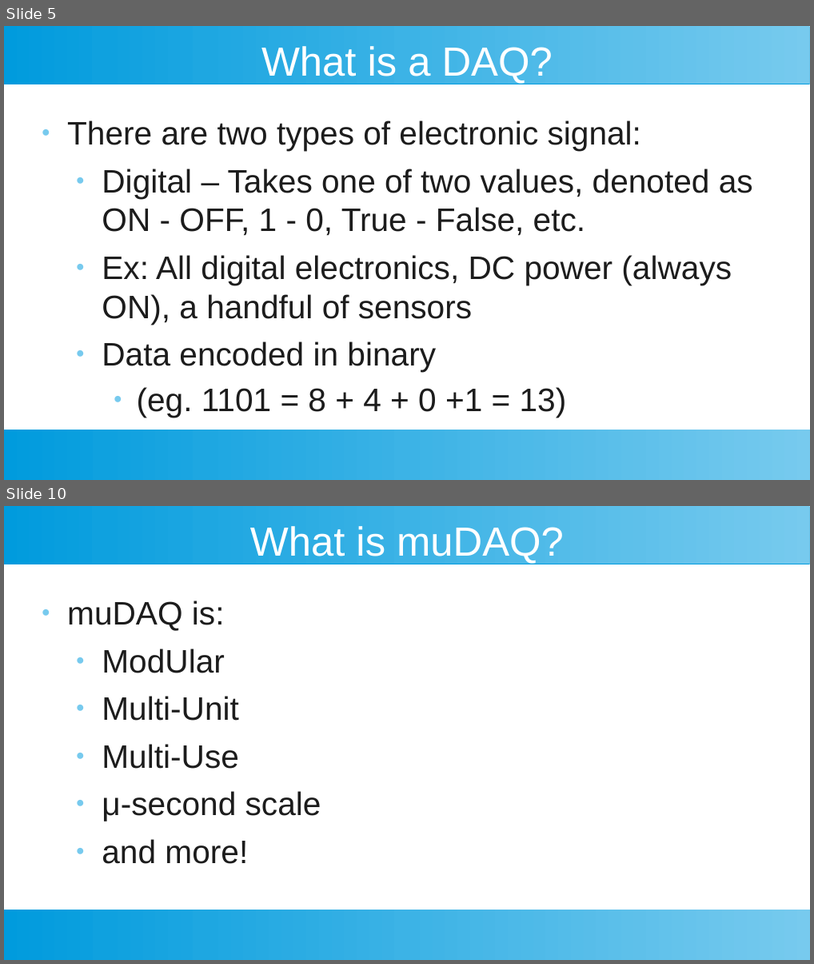
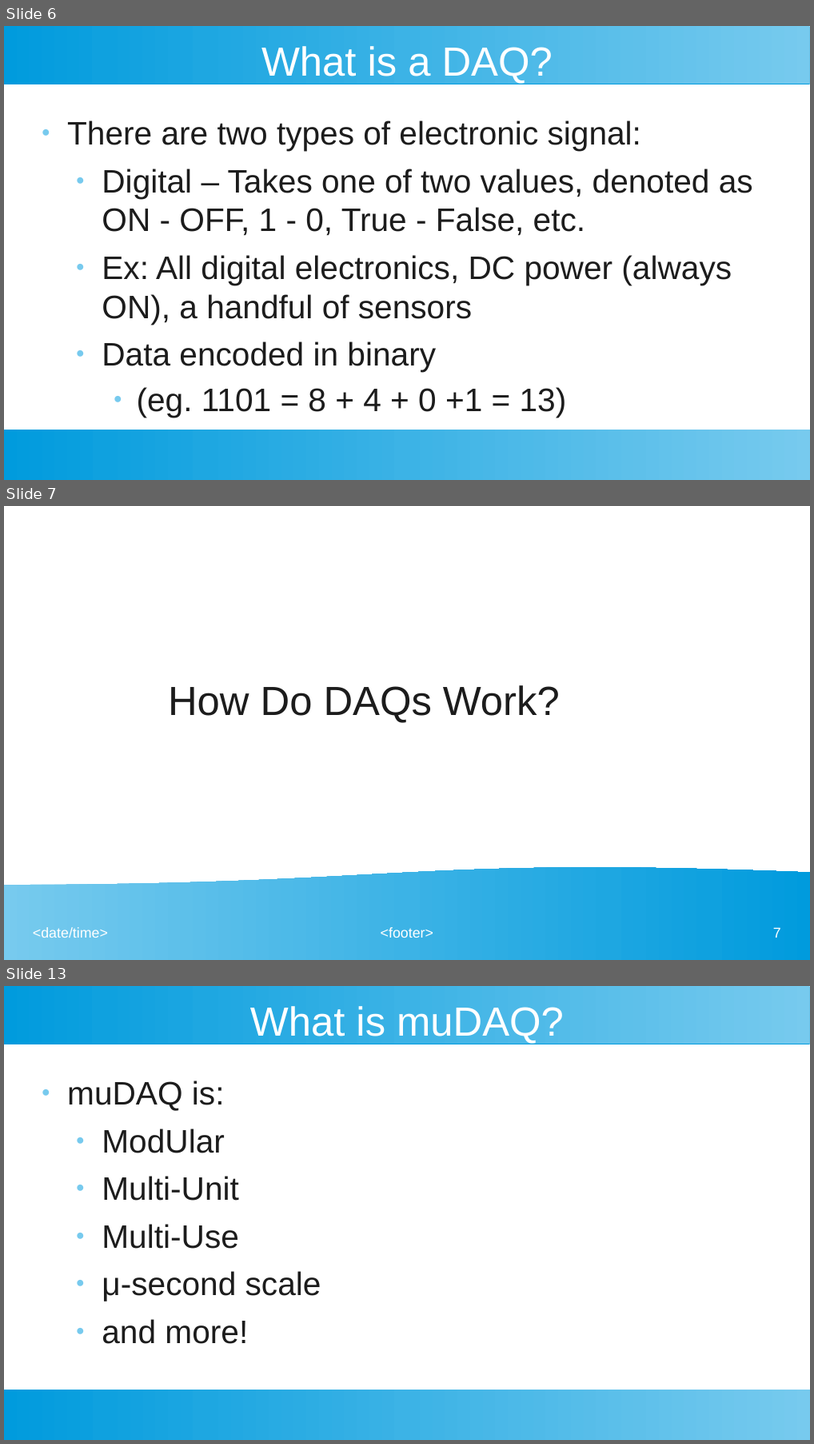
Before and after one commit to StellarRemnants/muDAQ, a slide deck: Presentation_2022-10-07.odp. Shown one above the other, each under a label of ours: slides 5 and 10 before the commit, slides 6, 7 and 13 after it; the slides between them are not shown. The pictures are 814x964 and 814x1444 pixels, drawn with LibreOffice and Linux fonts; fonts in the diff are those of the drawing. Boxes give left, top, right and bottom in pixels: in the first picture for what was removed or moved away, otherwise in the second. Text is boxed around its words. In the diff, an @@ line names an element or a change of style, - is before the commit and + after.

```diff
--- a/Presentation_2022-10-07.odp
+++ b/Presentation_2022-10-07.odp
@@ slide 7 added at (x1=4, y1=506, x2=810, y2=960), background #FFFFFF @@
@@ title added at (x1=168, y1=685, x2=560, y2=723), 40 pt, text #1C1C1C @@
+How Do DAQs Work?
@@ flow chart document added at (x1=4, y1=866, x2=810, y2=960), fill gradient #77CAEE to #75C9EE to #73C9ED to #71C8ED to #6FC7ED to #6EC6ED @@
@@ text added at (x1=33, y1=927, x2=108, y2=937), 14 pt, text #FFFFFF @@
+<date/time>
@@ text added at (x1=381, y1=927, x2=434, y2=937), 14 pt, text #FFFFFF @@
+<footer>
@@ page number added at (x1=774, y1=927, x2=782, y2=937), 14 pt, text #FFFFFF @@
+7
@@ what was slide 5 is now slide 6 @@
@@ what was slide 10 is now slide 13 @@
```
Also in this commit, not shown: 11 slides changed, 8 other slides added, 4 other files.
